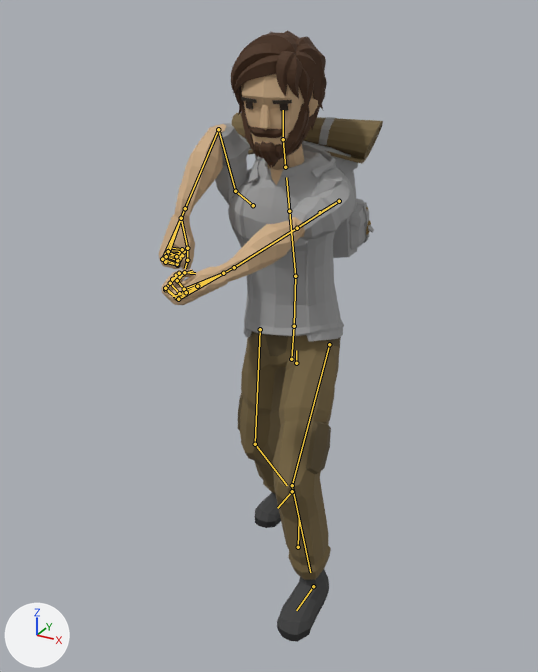
The glTF model assets/art/3d/clips-foot.glb as it was, and as the next commit left it.
Camera for both pictures: a 50 mm lens placed at (0.95, -2.021, 1.783), pointed at (-0.031, -0.238, 0.892). The axes (+X, +Y, +Z) are drawn at lower left. The lights are the same throughout. The first picture is the older version. Both versions are drawn at frame 11 of the action 'Spear_Thrust'; the numbers are the values there. The bones that change, and the others that lie on the model, are drawn over the model as lines.

Names of what the first picture shows: 'Adventurer_Body', 'Adventurer_Feet', 'Adventurer_Head', 'Adventurer_Legs', 'Backpack'.
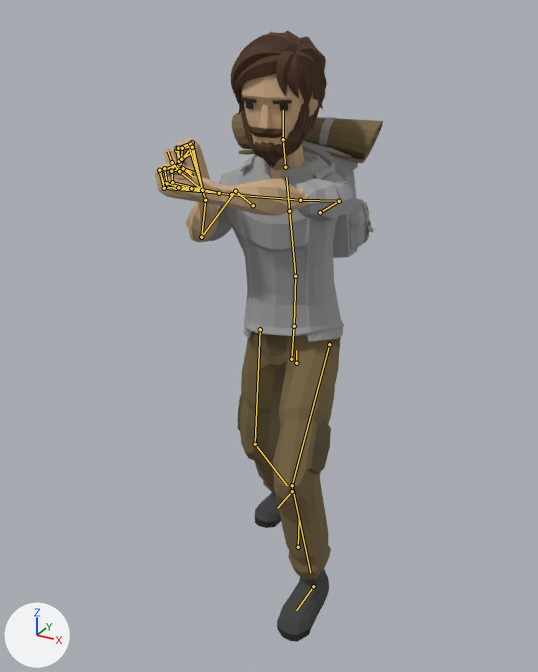
The edits, one by one:
Bone 'UpperArm.L' (bone_upperarm_l) turns from (2, -58, -112) to (-121, -119, 16) degrees about its own x, y and z.
Bone 'LowerArm.L' (bone_lowerarm_l) turns from (5, -97, 3) to (19, -112, -12) degrees about its own x, y and z.
Bone 'UpperArm.R' (bone_upperarm_r) turns from (84, 6, 56) to (-99, 39, -80) degrees about its own x, y and z.
Bone 'LowerArm.R' (bone_lowerarm_r) turns from (-130, -7, -39) to (-70, -47, -141) degrees about its own x, y and z.
Bone 'Wrist.R' (bone_wrist_r) turns from (-4, 2, -15) to (-24, 1, -47) degrees about its own x, y and z.

Changed parts and their boxes [x1, y1, x2, y2] in the pictures (538 x 672 px):
'Adventurer_Body', posed (7% shorter)
    before: [159, 123, 355, 341]
    after: [155, 138, 353, 341]
bone 'UpperArm.L', root to tip
    before: (339, 201) to (297, 228)
    after: (339, 201) to (300, 200)
bone 'LowerArm.L', root to tip
    before: (297, 228) to (234, 267)
    after: (300, 200) to (231, 194)
bone 'UpperArm.R', root to tip
    before: (235, 191) to (218, 129)
    after: (235, 191) to (201, 237)
bone 'LowerArm.R', root to tip
    before: (218, 129) to (185, 208)
    after: (201, 237) to (205, 200)
bone 'Wrist.R', root to tip
    before: (185, 208) to (181, 218)
    after: (205, 200) to (202, 190)
